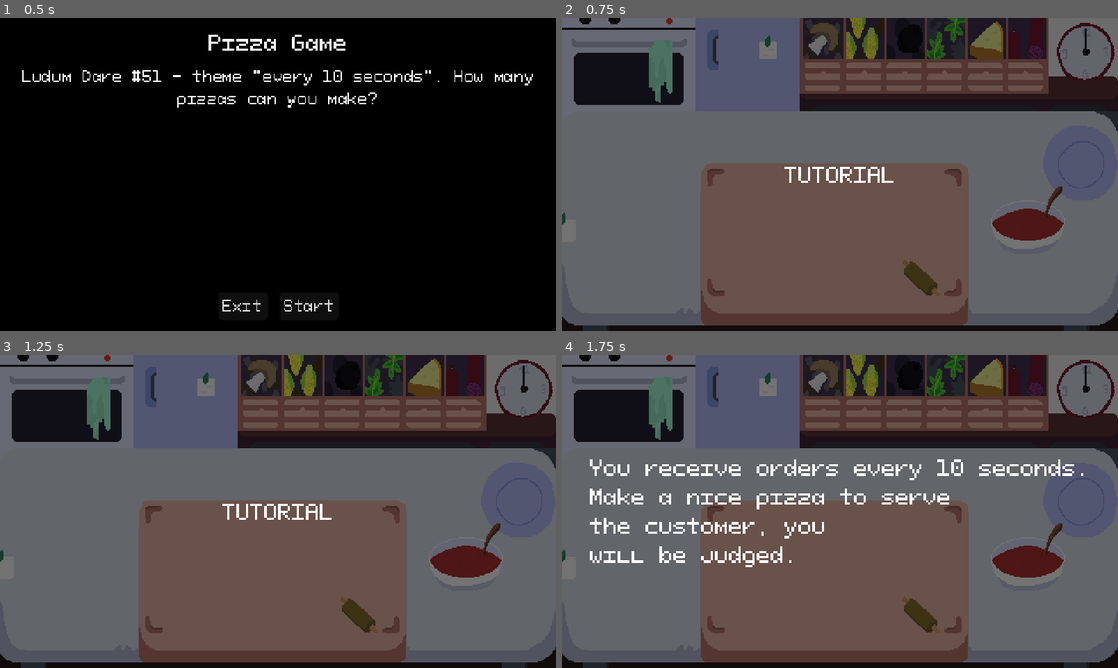
Above: before the commit, frames 1-4 (two rows, left to right).
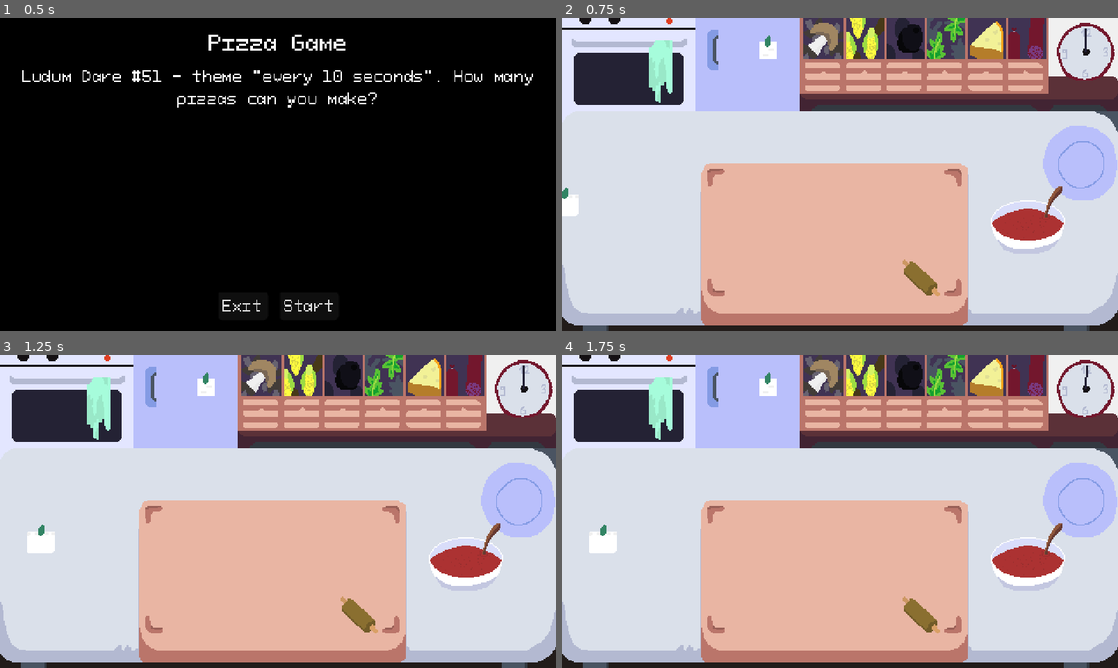
Above: after the commit, the same moments.

Repository: martindzejky/pizza-game
Game: Godot game, scene res://scenes/start.tscn
Two runs of this game, one before a commit and one after it. Both use one fixed random seed, a clock stepped at 60 frames per second and the inputs below.
Inputs (mouse positions are in pixels of both pictures, inside the frame that each line leads up to):
- Up to frame 1 (0.5 s): no input
- Up to frame 2 (0.75 s): click "Start" at 0.5 s
- Up to frame 3 (1.25 s): no input
- Up to frame 4 (1.75 s): tap Enter at 1.25 s; move the mouse to (962, 495) at 1.27 s; click (962, 495) at 1.42 s

Frame 1 is identical in both runs. In frame 2, 98% of the frame differs, in the area x 0-100%, y 0-100%; in frame 3, 98%; in frame 4, 98%.

Commit message:
skip the tutorial for now, it's not good

Diff:
--- a/ui/start-btn.gd
+++ b/ui/start-btn.gd
@@ -2,4 +2,4 @@
 
 
 func _onClicked():
-    get_tree().change_scene_to_file("res://scenes/tutorial.tscn")
+    get_tree().change_scene_to_file("res://scenes/level.tscn")
